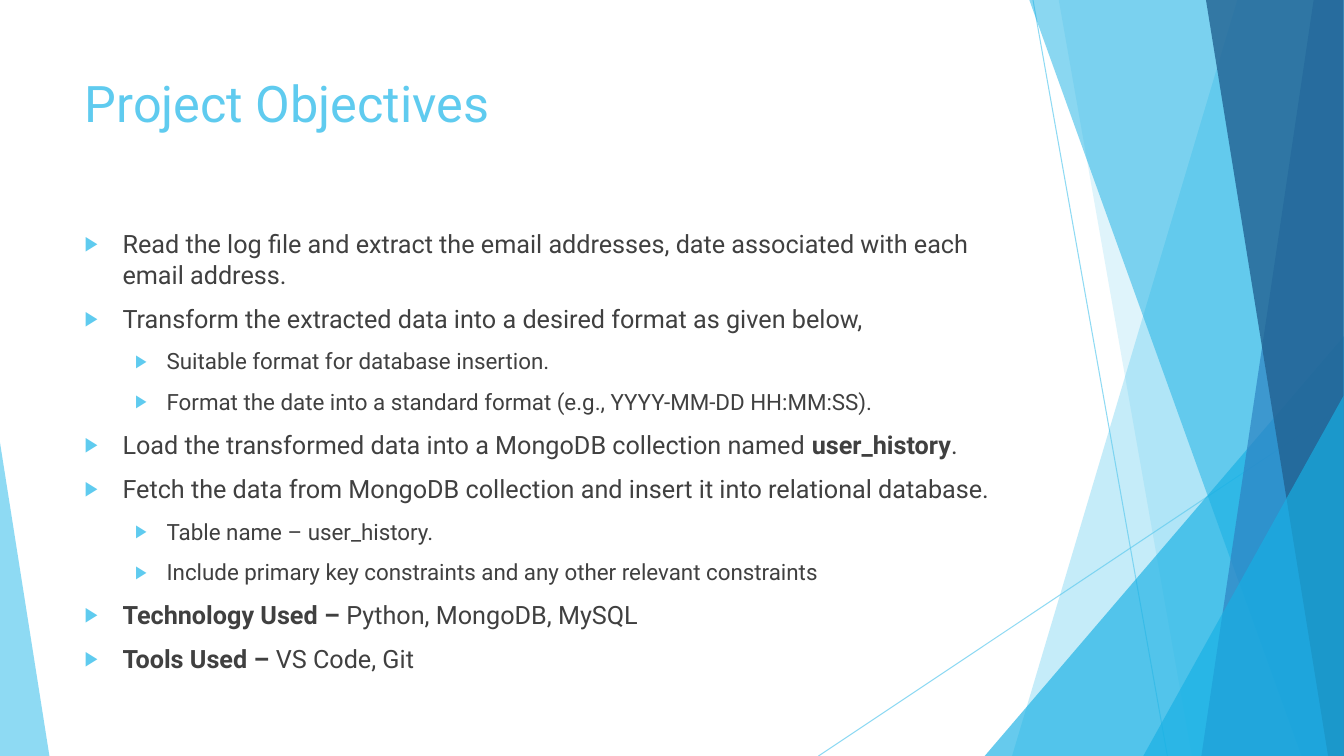
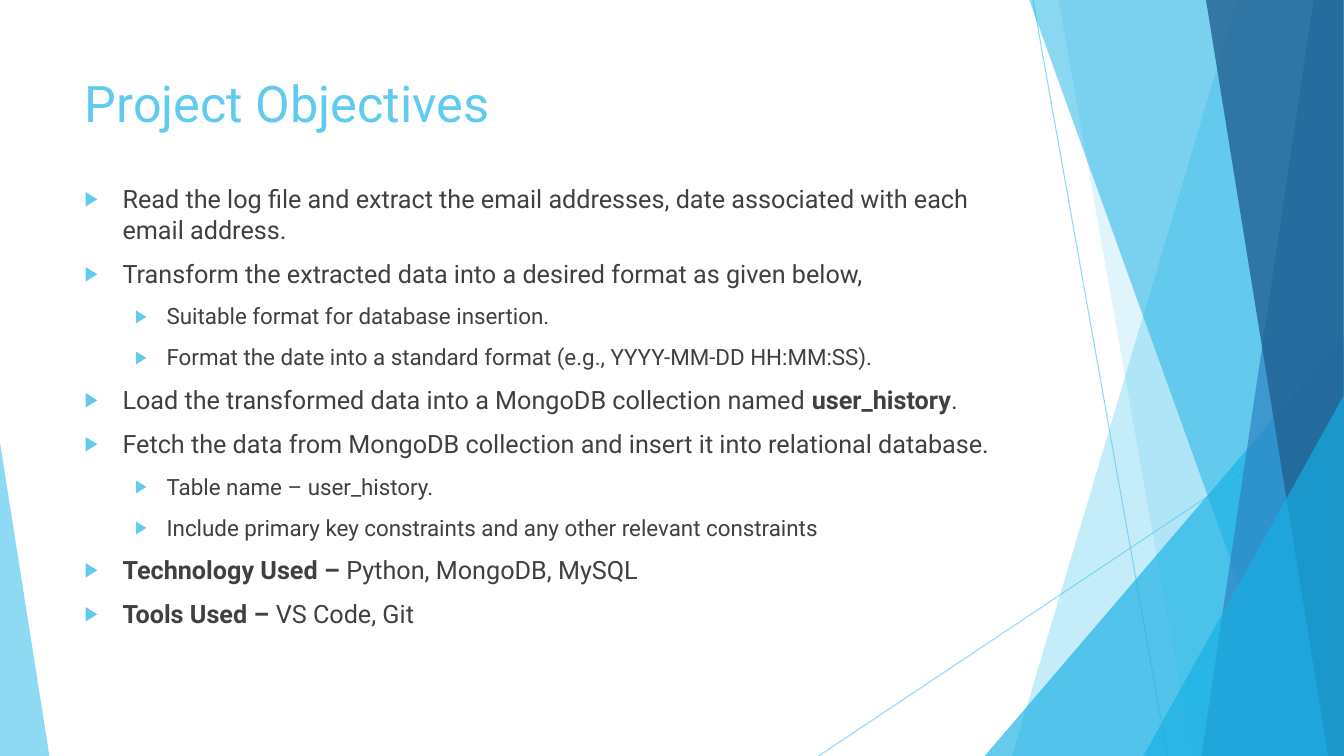
Before and after one commit to kannan281088/Server_Log_Transformation, a slide deck: slide 2 of Server_Log.pptx. Drawn at 1344x756 pixels with LibreOffice and Linux fonts; fonts in the diff are those of the drawing. Boxes give left, top, right and bottom in pixels: in the first picture for what was removed or moved away, otherwise in the second. Text is boxed around its words. In the diff, an @@ line names an element or a change of style, - is before the commit and + after.

Commit message:
small update in presentation

```diff
--- a/Server_Log.pptx
+++ b/Server_Log.pptx
@@ text "Read the log file and ..." rewrapped from [123, 234, 989, 630] to [123, 189, 989, 627] @@
```
